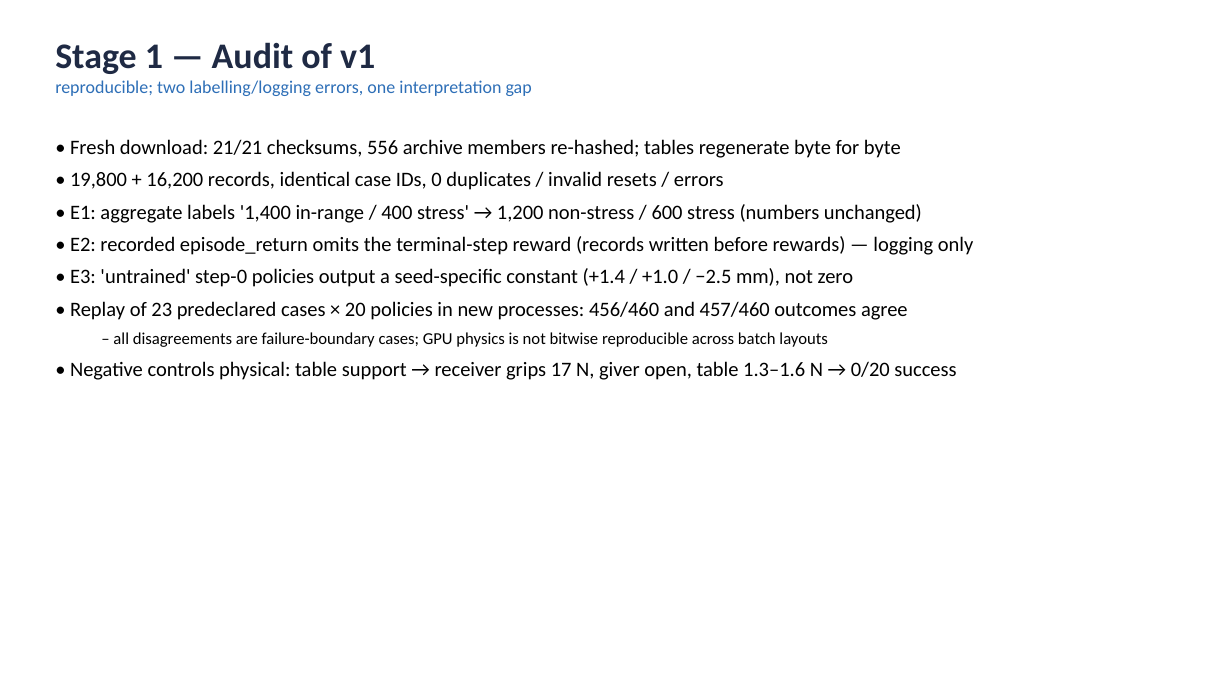
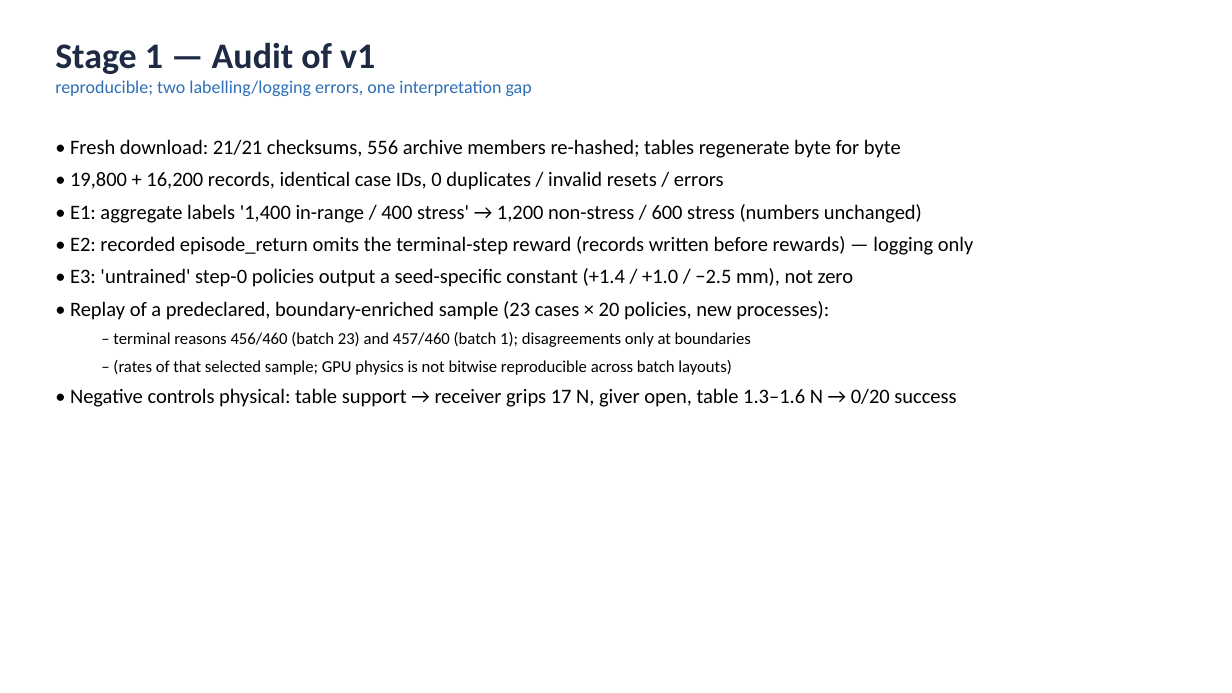
Before and after one commit to ywen0511/CSCI645-Project, a slide deck: slide 3 of report/v2/deck/deck.pptx. Drawn at 1232x693 pixels with LibreOffice and Linux fonts; fonts in the diff are those of the drawing. Boxes give left, top, right and bottom in pixels: in the first picture for what was removed or moved away, otherwise in the second. Text is boxed around its words. In the diff, an @@ line names an element or a change of style, - is before the commit and + after.

```diff
--- a/report/v2/deck/deck.pptx
+++ b/report/v2/deck/deck.pptx
@@ text at <box>70,301,829,375</box>: text changed @@
-• Replay of 23 predeclared cases × 20 policies in new processes: 456/460 and 457/460 outcomes agree
-  – all disagreements are failure-boundary cases; GPU physics is not bitwise reproducible across batch layouts
+• Replay of a predeclared, boundary-enriched sample (23 cases × 20 policies, new processes):
+  – terminal reasons 456/460 (batch 23) and 457/460 (batch 1); disagreements only at boundaries
+  – (rates of that selected sample; GPU physics is not bitwise reproducible across batch layouts)
```
Also in this commit, not shown: 3 other slides changed, 2 slides added, 24 other files.
